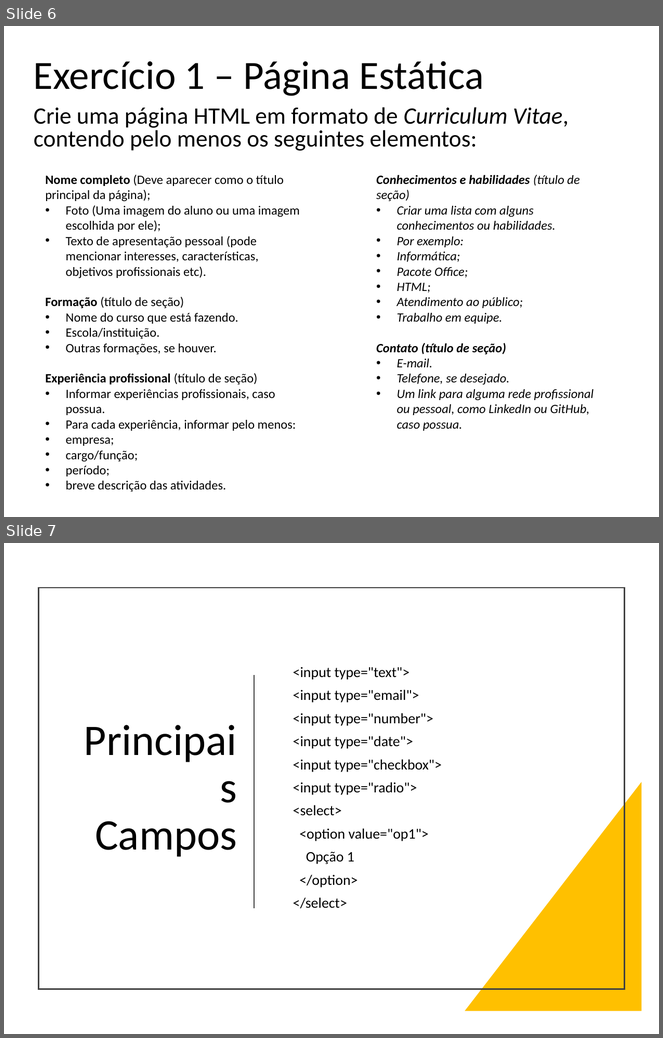
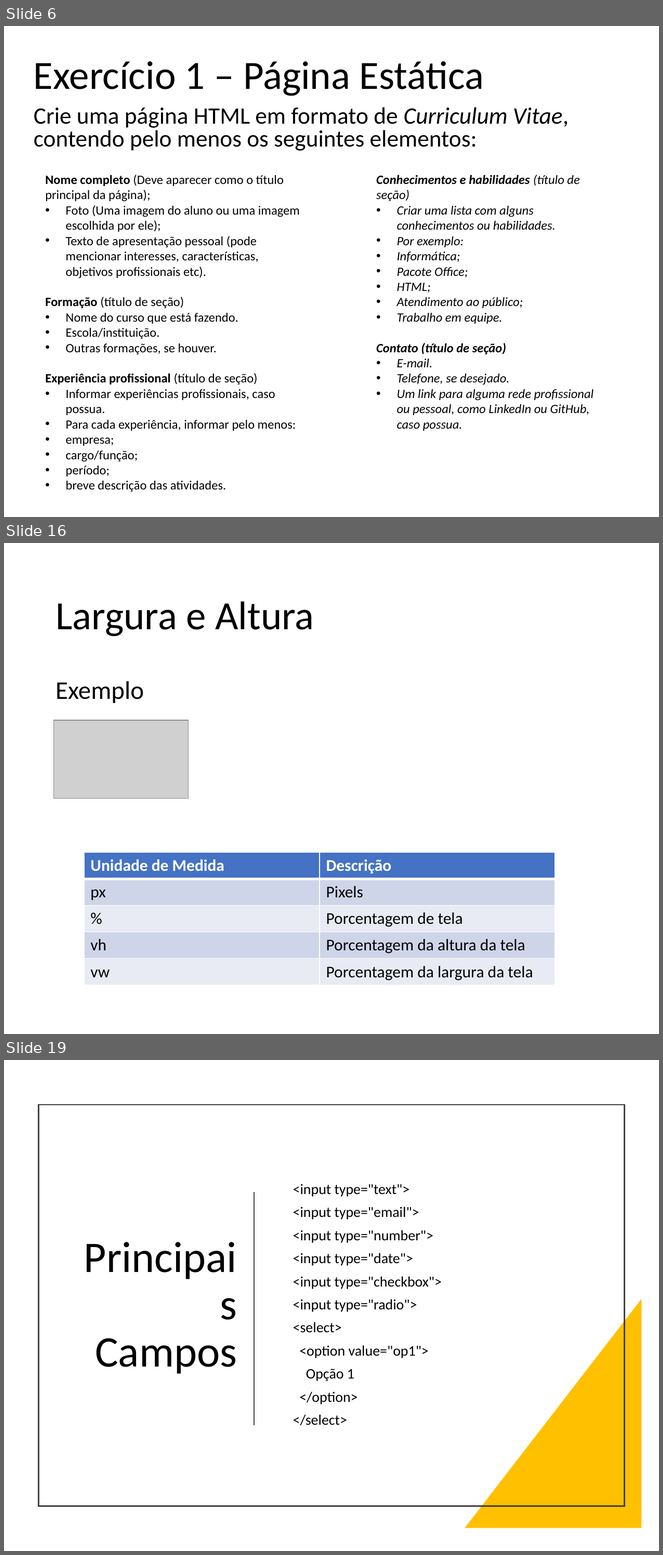
Before and after one commit to thiagospin/APLICWEBI, a slide deck: slides/HTML e CSS.pptx. Shown one above the other, each under a label of ours: slides 6 and 7 before the commit, slides 6, 16 and 19 after it; the slides between them are not shown. The pictures are 663x1038 and 663x1555 pixels, drawn with LibreOffice and Linux fonts; fonts in the diff are those of the drawing; grey boxes stand for pictures. Boxes give left, top, right and bottom in pixels: in the first picture for what was removed or moved away, otherwise in the second. Text is boxed around its words. In the diff, an @@ line names an element or a change of style, - is before the commit and + after.

```diff
--- a/slides/HTML e CSS.pptx
+++ b/slides/HTML e CSS.pptx
@@ slide 16 added at [4,543,659,1034], background #FFFFFF @@
@@ title added at [55,601,314,637], 44 pt, text #000000 @@
+Largura e Altura
@@ text added at [55,681,144,703], 28 pt, text #000000 @@
+Exemplo
@@ picture added at [54,720,189,798] @@
@@ table added at [84,853,556,986], 5 rows, 2 columns @@
+Unidade de Medida | Descrição
+px | Pixels
+% | Porcentagem de tela
+vh | Porcentagem da altura da tela
+vw | Porcentagem da largura da tela
@@ what was slide 7 is now slide 19 @@
```
Also in this commit, not shown: 1 slide changed, 11 other slides added, 2 other files.
